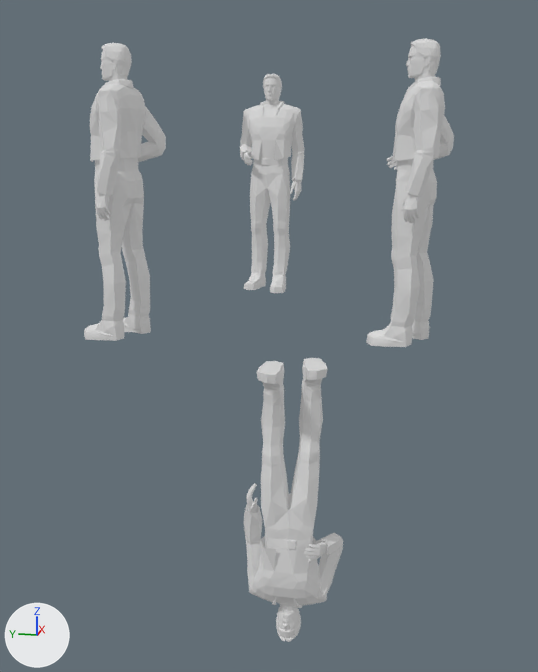
Two versions of the Blender file Assets/SCENES/m08_offer_accept.blend, one commit apart.
Before and after are seen from a 50 mm camera at (-2.58, 1.2, 1.19) aimed at (2.69, 2.26, -0.13). The axes (+X, +Y, +Z) are drawn at lower left. The lights are the same throughout. The older version comes first.

Before the edit, the objects in view are built like this:
```python
me_trent_stand = bpy.data.meshes.new('trent_stand')
me_trent_stand.from_pydata(...)  # 6798 vertices, 2266 faces; spans x -0.29..0.31, y 0.0..1.83, z -0.3..0.19
# faces by material slot: [404, 16, 762, 133, 18, 346, 464, 123]
me_trent_stand.materials.append(mat_male_hand)  # its picture is missing
me_trent_stand.materials.append(mat_eyetealblue)  # its picture is missing
me_trent_stand.materials.append(mat_pi_pirate5_head01)  # its picture is missing
me_trent_stand.materials.append(mat_pl_trent_1)  # its picture is missing
me_trent_stand.materials.append(mat_pl_trent_1_dark)  # its picture is missing
me_trent_stand.materials.append(mat_pl_trent_2)  # its picture is missing
me_trent_stand.materials.append(mat_pl_trent_3)  # its picture is missing
me_trent_stand.materials.append(mat_pl_trent_4)  # its picture is missing
ob_char_brighton = bpy.data.objects.new('Char_brighton', me_trent_stand)
ob_char_brighton.location = (1.6, 1.9, 0.0)
ob_char_brighton.rotation_euler = (-1.571, 0.0, -1.571)  # degrees (-90, 0, -90)
ob_char_kaitlyn = bpy.data.objects.new('Char_kaitlyn', me_trent_stand)
ob_char_kaitlyn.location = (2.0, 3.05, 0.0)
ob_char_kaitlyn.rotation_euler = (1.571, 0.0, 0.0)  # degrees (90, 0, 0)
ob_char_trent = bpy.data.objects.new('Char_trent', me_trent_stand)
ob_char_trent.location = (4.0, 2.5, 0.0)
ob_char_trent.rotation_euler = (1.571, 0.0, 1.571)  # degrees (90, 0, 90)
# also in view: 'Char_darcy' at (2.21, 1.26, 0.92)
```
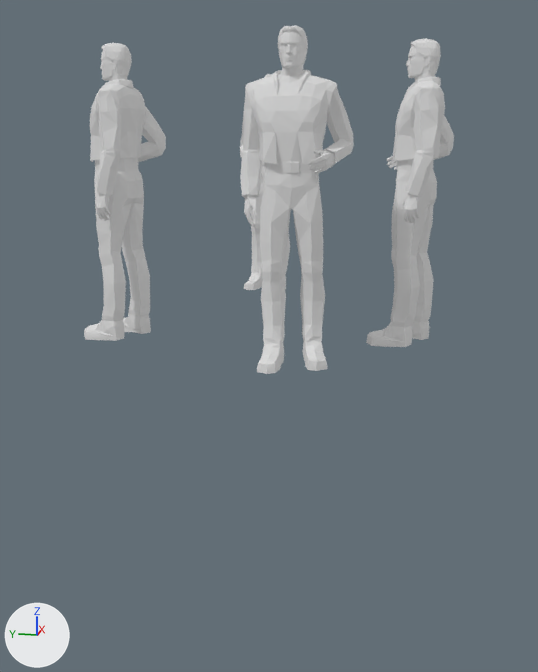
Diff of the bpy script that builds the scene:
```diff
--- a/Assets/SCENES/m08_offer_accept.blend.py
+++ b/Assets/SCENES/m08_offer_accept.blend.py
@@ ob_char_brighton @@
 ob_char_brighton.location = (1.6, 1.9, 0.0)
-ob_char_brighton.rotation_euler = (-1.571, 0.0, -1.571)  # degrees (-90, 0, -90)
+ob_char_brighton.rotation_euler = (1.571, 0.0, 1.571)  # degrees (90, 0, 90)
+ob_char_brighton.scale = (-1.0, 1.0, 1.0)
```

What differs and where, as boxes (x1, y1, x2, y2) in the pictures (538 x 672 px):
'Char_brighton', turned, rescaled
    before: (244, 358, 343, 642)
    after: (240, 25, 354, 374)
'Char_trent', unchanged, covered by the edit
    before: (240, 74, 305, 293)
    after: (240, 74, 290, 290)
